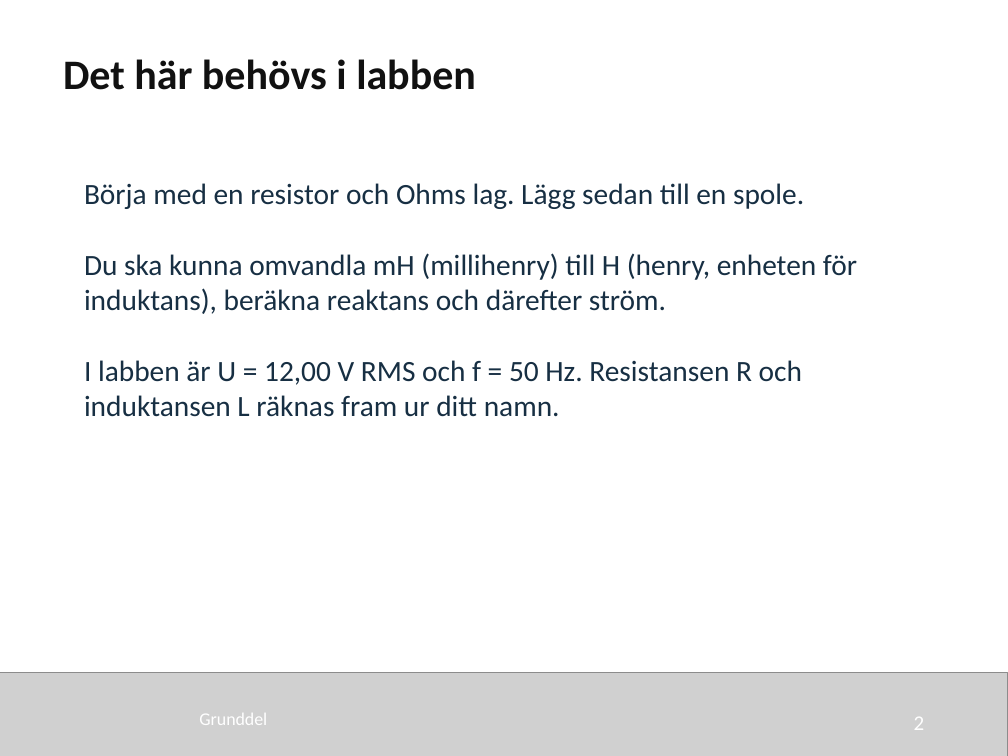
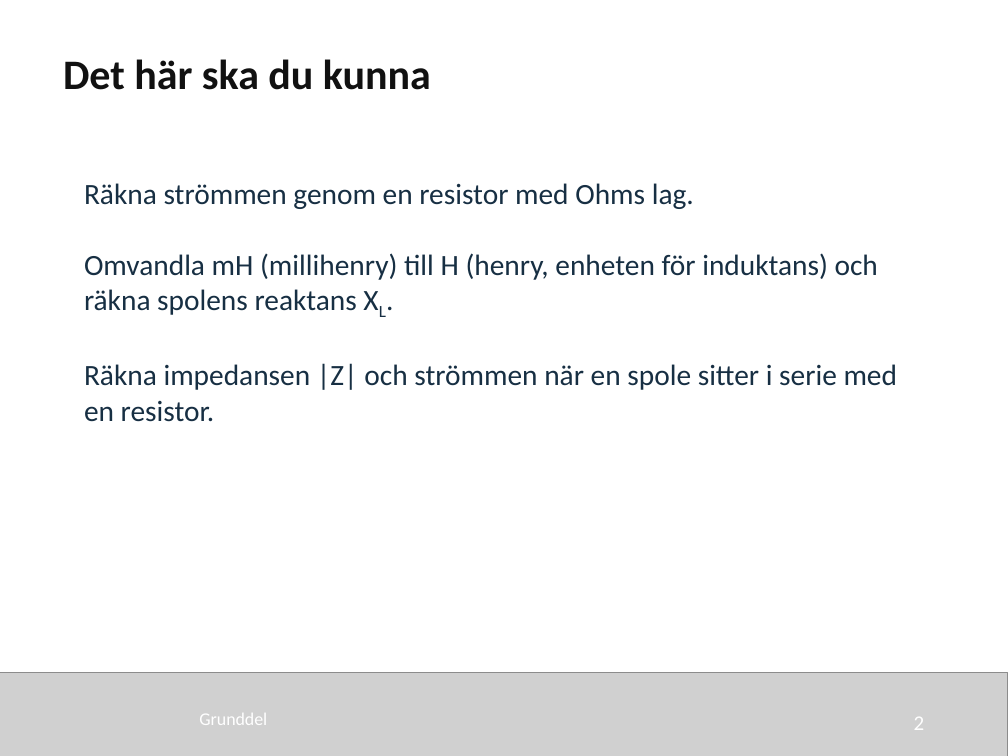
Before and after one commit to nj22az/nj22az.github.io, a slide deck: slide 2 of sjoskolan/vecka-40/aktuell/v40_02_Reaktans_och_impedans_elev.pptx. Drawn at 1008x756 pixels with LibreOffice and Linux fonts; fonts in the diff are those of the drawing; grey boxes stand for pictures. Boxes give left, top, right and bottom in pixels: in the first picture for what was removed or moved away, otherwise in the second. Text is boxed around its words. In the diff, an @@ line names an element or a change of style, - is before the commit and + after.

```diff
--- a/sjoskolan/vecka-40/aktuell/v40_02_Reaktans_och_impedans_elev.pptx
+++ b/sjoskolan/vecka-40/aktuell/v40_02_Reaktans_och_impedans_elev.pptx
@@ text at [63, 59, 431, 90]: text changed @@
-Det här behövs i labben
+Det här ska du kunna
@@ text at [84, 183, 898, 422]: text changed @@
-Börja med en resistor och Ohms lag. Lägg sedan till en spole.
-Du ska kunna omvandla mH (millihenry) till H (henry, enheten för induktans), beräkna reaktans och därefter ström.
-I labben är U = 12,00 V RMS och f = 50 Hz. Resistansen R och induktansen L räknas fram ur ditt namn.
+Räkna strömmen genom en resistor med Ohms lag.
+Omvandla mH (millihenry) till H (henry, enheten för induktans) och räkna spolens reaktans XL.
+Räkna impedansen |Z| och strömmen när en spole sitter i serie med en resistor.
```
Also in this commit, not shown: 1 other slide changed, 32 other files.
